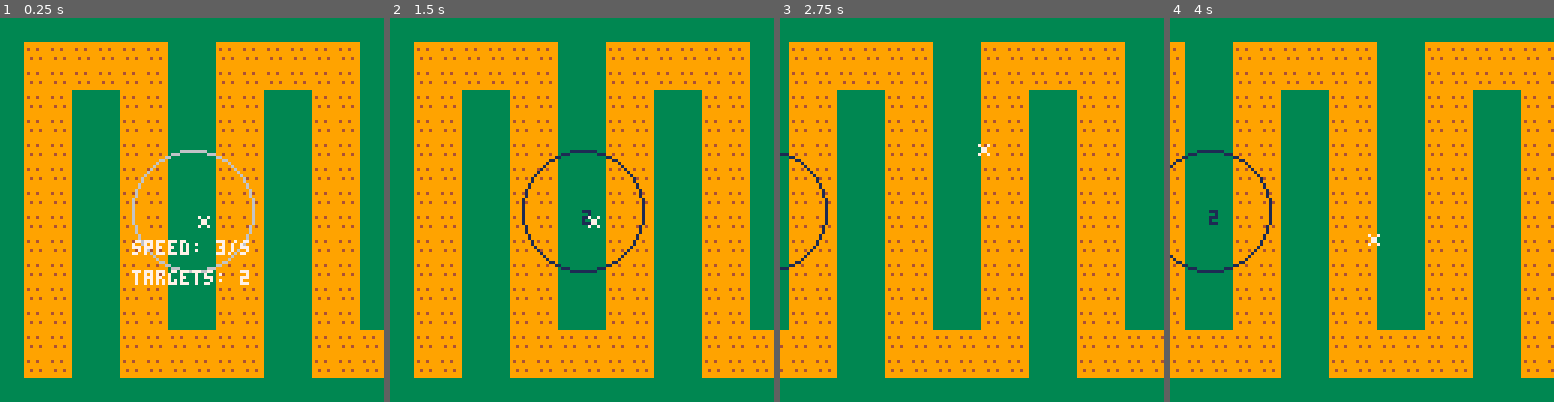
Above: before the commit, frames 1-4 (left to right).
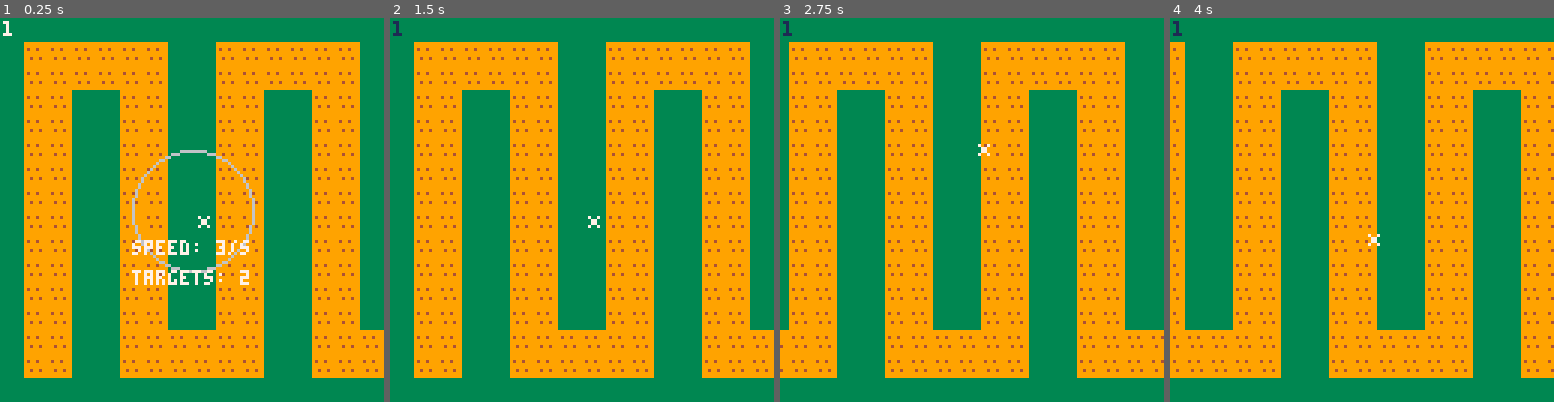
Above: after the commit, the same moments.

Repository: jwarmouth/dice-tower
Game: PICO-8 cartridge dieprototype.p8
The game is run twice, just before and just after one commit, with the same random seed, the same clock (stepped at 60 frames per second) and the same inputs.
Inputs:
- Up to frame 1 (0.25 s): no input
- Up to frame 2 (1.5 s): tap X (X key) at 0.33, 1.07 s; tap O (Z key) at 0.7 s
- Up to frame 3 (2.75 s): hold Right 1.6-2.1 s; tap O (Z key) at 1.7, 2.1, 2.5 s; tap X (X key) at 1.85 s; hold Up 2.15-2.42 s; hold Right from 2.47 s (still down)
- Up to frame 4 (4 s): tap O (Z key) at 2.9, 3.3, 3.7 s; tap X (X key) at 2.97 s; release Right at 3.03 s; hold Left 3.08-3.58 s; hold Down 3.63-3.97 s

The runs differ from the first frame. In frame 1, less than 0.1% of the frame differs, in the area x 0-4%, y 0-5%; in frame 2, 0.8%, in the area x 0-67%, y 0-67%; in frame 3, 0.3%; in frame 4, 0.6%.

Commit message:
difficulty

Diff:
--- a/dieprototype.p8
+++ b/dieprototype.p8
@@ -63,9 +63,7 @@
 	else
 		prevtime -= 1
 	end
-	if prevtime == 1 then
-		difficulty += 2
-	end
+	difficulty += 2/(30*10)
 
 	if btnp(❎) and previewing then
 		local test = true
@@ -86,6 +84,16 @@
 			t[#t].timer = 0
 			t[#t].range = preview.range
 			t[#t].targets=preview.targets
+		end
+	end
+
+	if btnp(🅾️) then
+		for i = #t, 1, -1 do
+			if (cx-t[i].x)^2
+			  +(cy-t[i].y)^2
+			 < t[i].range^2 then
+			 del(t,t[i])
+   end
 		end
 	end
 
@@ -152,6 +160,7 @@
 		..ceil(preview.targets)
 		,cx-20,cy+20)
 	end
+	print(flr(difficulty),min(max(cx-64,0),128)+1,1)
 end
 __gfx__
 00000000333333339999999900000000000000000000000000000000000000000000000000000000000000000000000000000000000000000000000000000000
